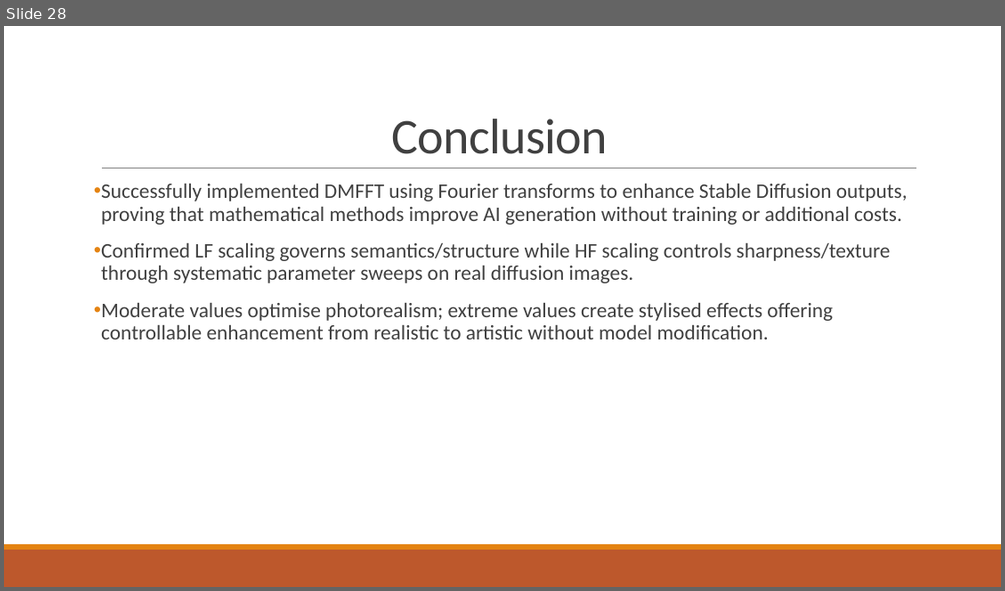
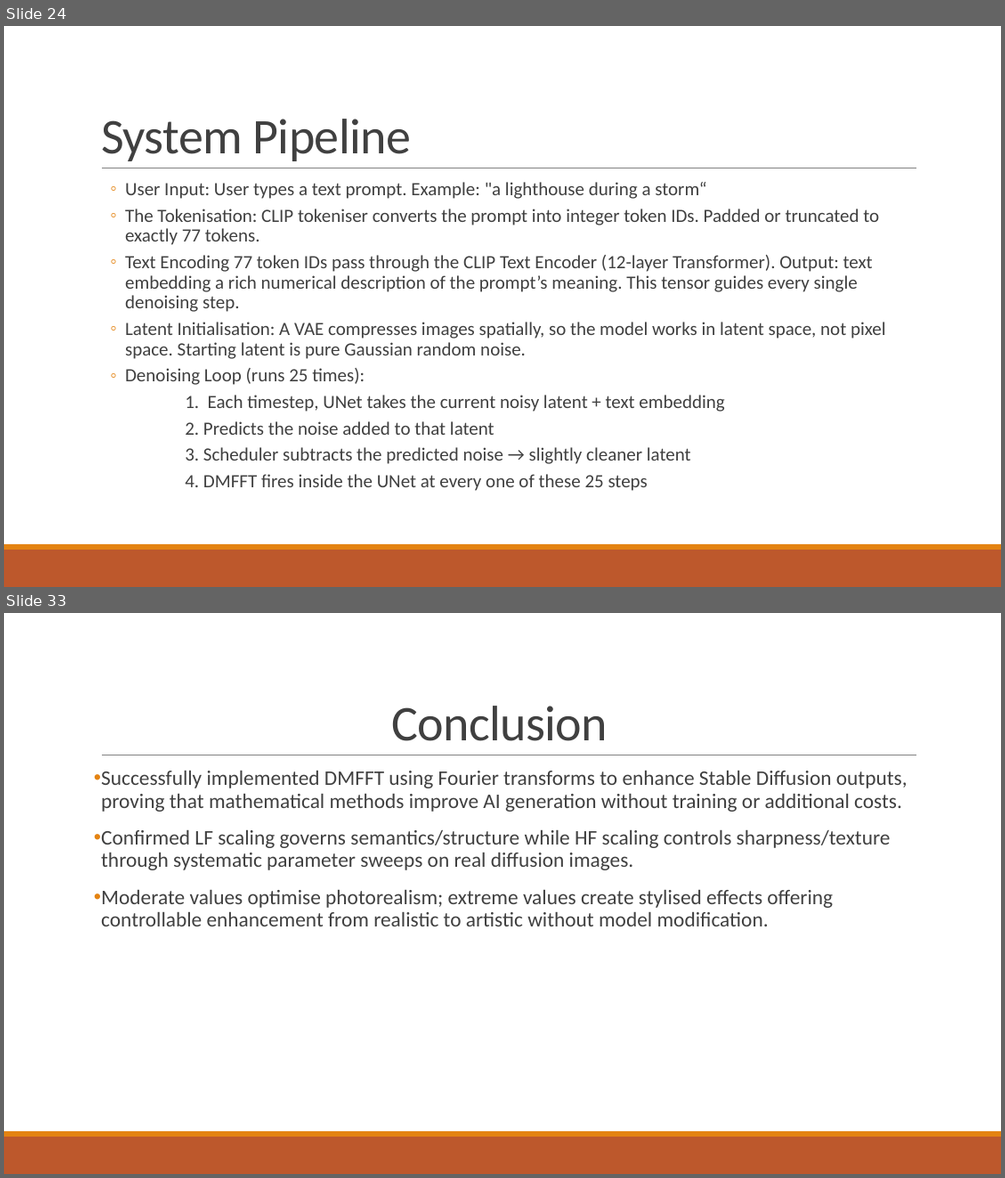
Before and after one commit to mithulpranav24/D13_MFC4_DMFFT, a slide deck: docs/Presentation.pptx. Shown one above the other, each under a label of ours: slide 28 before the commit, slides 24 and 33 after it; the slides between them are not shown. The pictures are 1005x591 and 1005x1178 pixels, drawn with LibreOffice and Linux fonts; fonts in the diff are those of the drawing. Boxes give left, top, right and bottom in pixels: in the first picture for what was removed or moved away, otherwise in the second. Text is boxed around its words. In the diff, an @@ line names an element or a change of style, - is before the commit and + after.

```diff
--- a/docs/Presentation.pptx
+++ b/docs/Presentation.pptx
@@ slide 24 added at (4, 26, 1001, 587), background #FFFFFF; not listed: 3 template elements that a slide beside it also shows @@
@@ title added at (101, 119, 412, 161), 48 pt, text #404040 @@
+System Pipeline
@@ text added at (125, 182, 886, 491), 18 pt, text #404040 @@
+  ◦ User Input: User types a text prompt. Example: "a lighthouse during a storm“
+  ◦ The Tokenisation: CLIP tokeniser converts the prompt into integer token IDs. Padded or truncated to exactly 77 tokens.
+  ◦ Text Encoding 77 token IDs pass through the CLIP Text Encoder (12-layer Transformer). Output: text embedding a rich numerical description of the prompt’s meaning. This tensor guides every single denoising step.
+  ◦ Latent Initialisation: A VAE compresses images spatially, so the model works in latent space, not pixel space. Starting latent is pure Gaussian random noise.
+  ◦ Denoising Loop (runs 25 times):
+  1. Each timestep, UNet takes the current noisy latent + text embedding
+  2. Predicts the noise added to that latent
+  3. Scheduler subtracts the predicted noise → slightly cleaner latent
+  4. DMFFT fires inside the UNet at every one of these 25 steps
@@ what was slide 28 is now slide 33 @@
```
Also in this commit, not shown: 1 slide changed, 12 other slides added, 8 slides removed.
